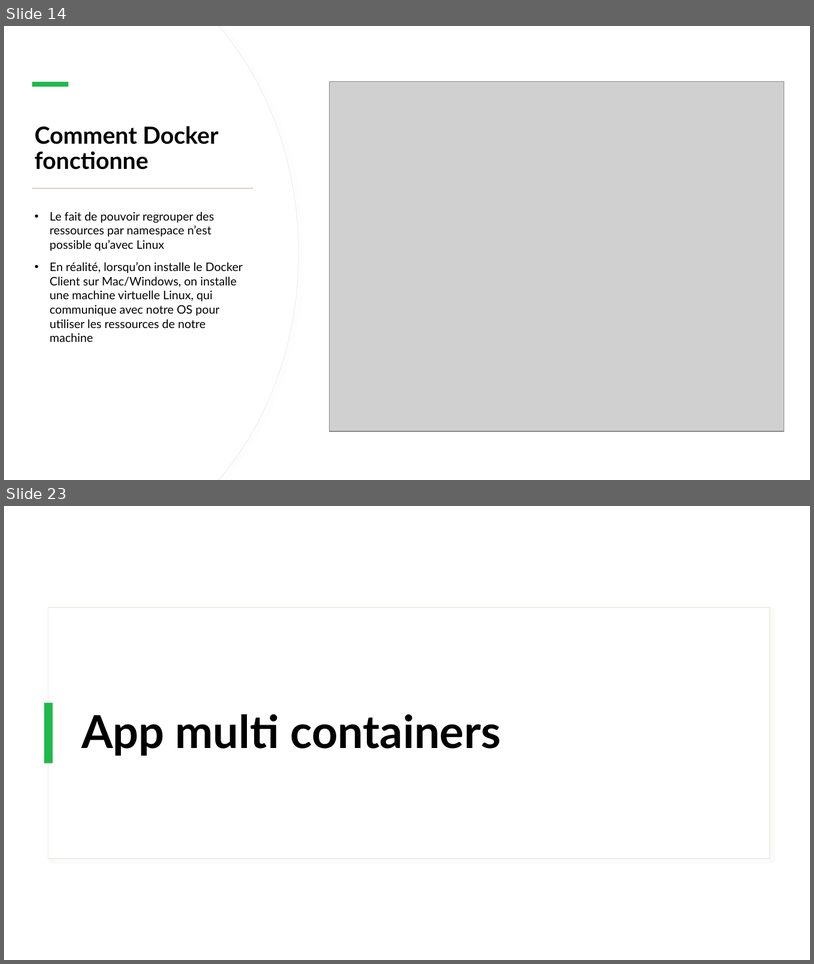
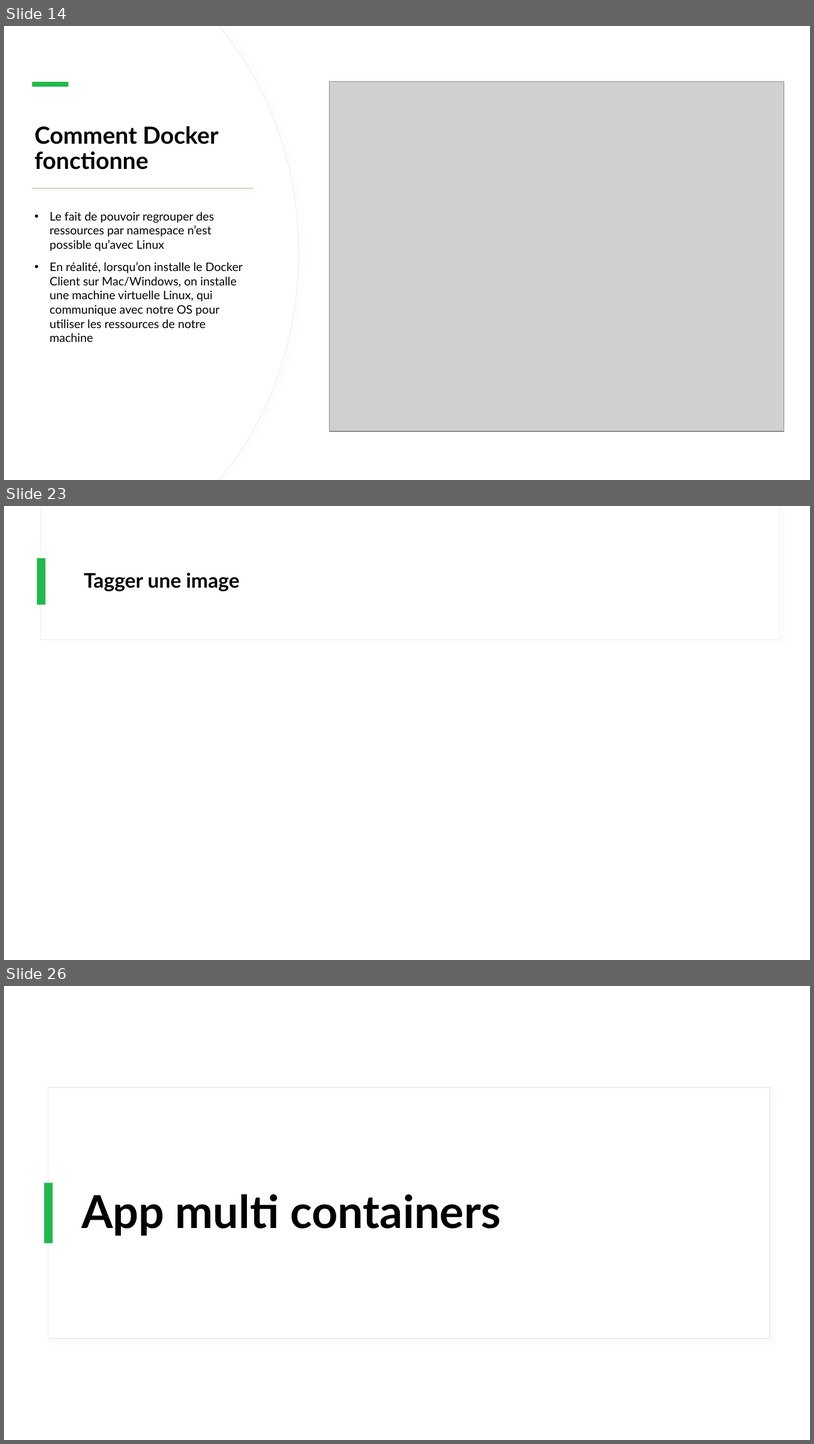
Before and after one commit to IPSSIASIDEV2/Jedy-DockerKubernetes-Formation, a slide deck: Cours/Cours.pptx. Shown one above the other, each under a label of ours: slides 14 and 23 before the commit, slides 14, 23 and 26 after it; the slides between them are not shown. The pictures are 814x964 and 814x1444 pixels, drawn with LibreOffice and Linux fonts; fonts in the diff are those of the drawing; grey boxes stand for pictures. Boxes give left, top, right and bottom in pixels: in the first picture for what was removed or moved away, otherwise in the second. Text is boxed around its words. In the diff, an @@ line names an element or a change of style, - is before the commit and + after.

```diff
--- a/Cours/Cours.pptx
+++ b/Cours/Cours.pptx
@@ slide 23 added at box(4, 506, 810, 960), background #FFFFFF; not listed: 2 template elements that a slide beside it also shows @@
@@ rectangle added at box(37, 558, 46, 604), fill #21B94B @@
@@ title added at box(84, 573, 240, 591), 24 pt, text #000000, bold @@
+Tagger une image
@@ what was slide 23 is now slide 26 @@
```
Also in this commit, not shown: 15 slides changed, 5 other slides added, 4 slides removed, 2 other files.
